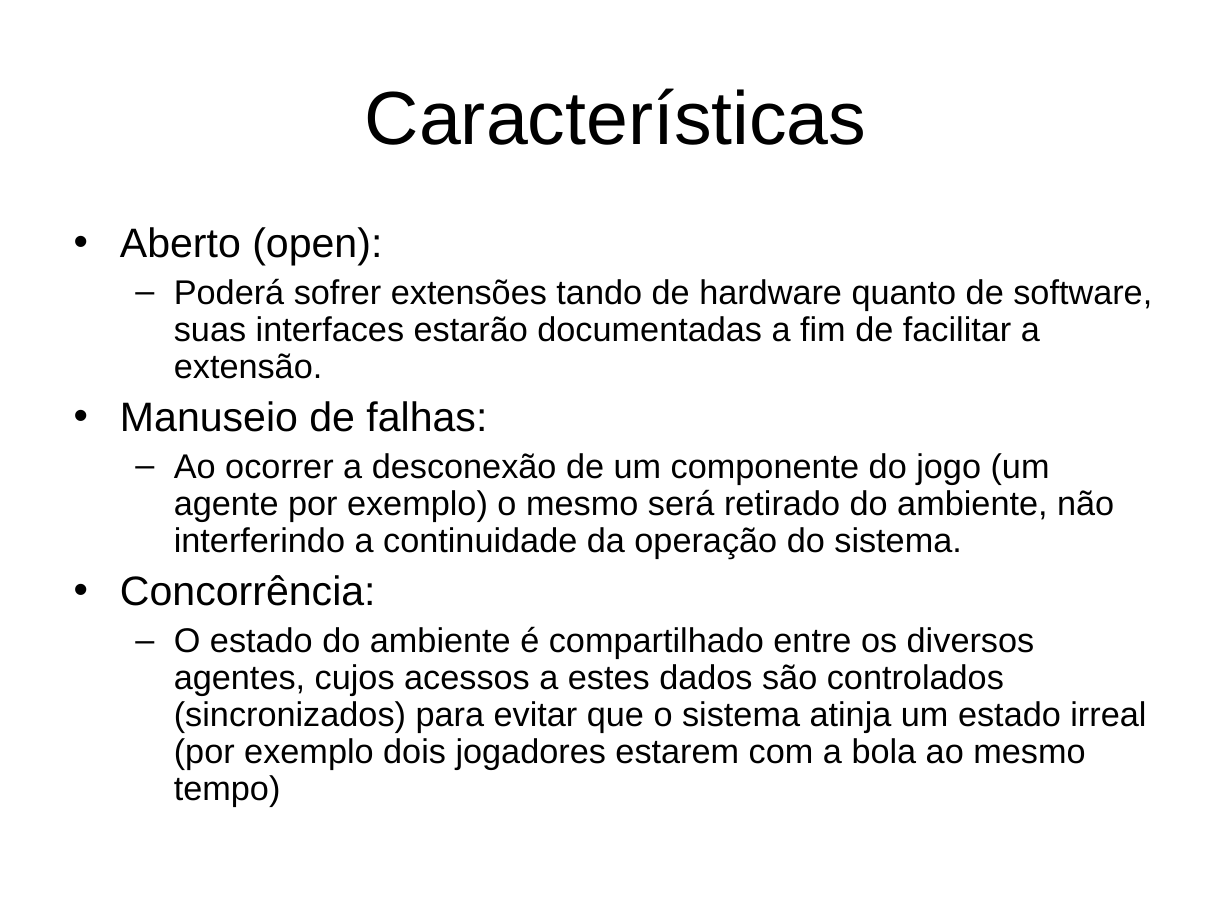
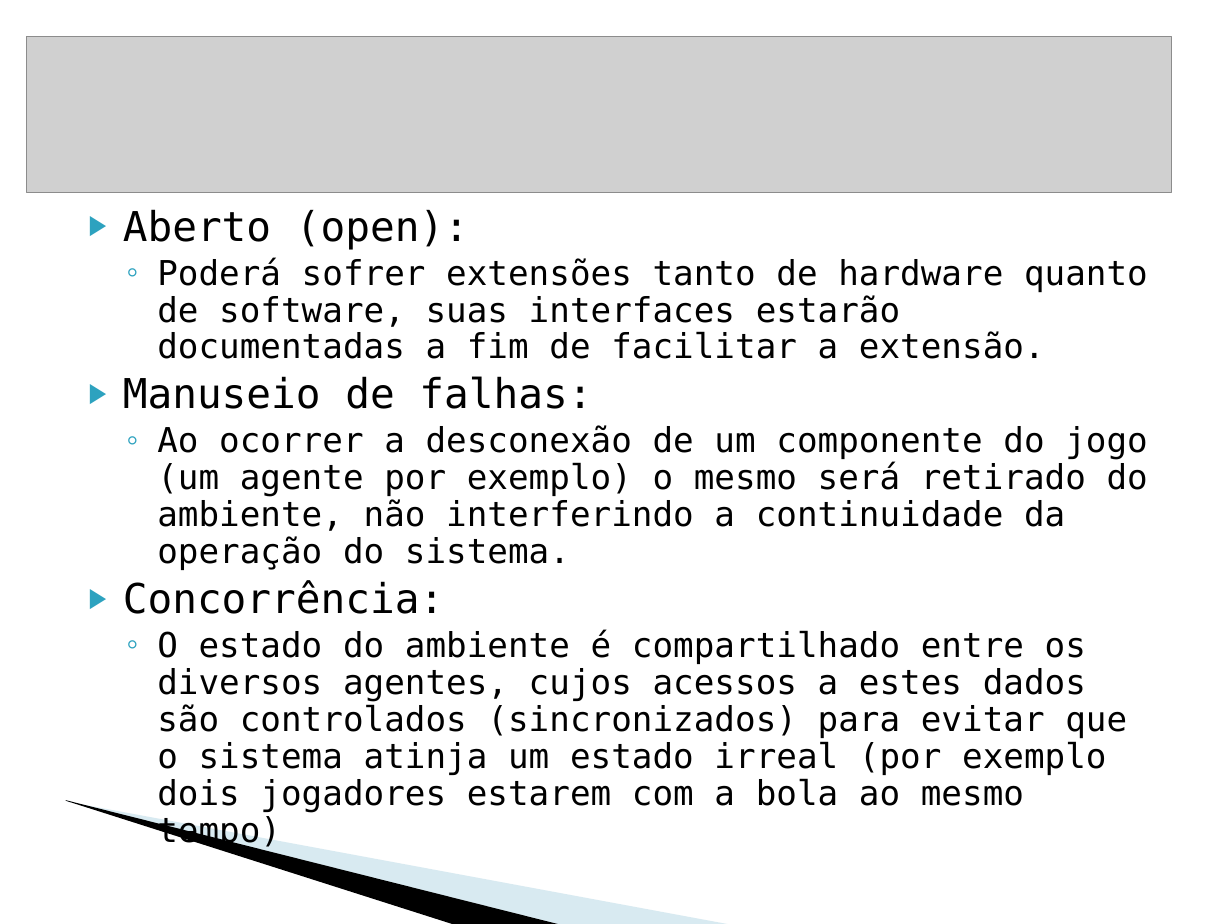
Before and after one commit to krishprince/rollerslam, a slide deck: slide 6 of docs/PresentationSD.ppt. Drawn at 1232x924 pixels with LibreOffice and Linux fonts; fonts in the diff are those of the drawing; grey boxes stand for pictures; background and template pictures are left out. Boxes give left, top, right and bottom in pixels: in the first picture for what was removed or moved away, otherwise in the second. Text is boxed around its words. In the diff, an @@ line names an element or a change of style, - is before the commit and + after.

```diff
--- a/docs/PresentationSD.ppt
+++ b/docs/PresentationSD.ppt
@@ picture added at <box>26,36,1170,192</box> @@
@@ title removed at <box>365,88,867,145</box> @@
-Características
@@ text "Aberto (open):": place and size @@
-text "Aberto (open):" at <box>120,227,1152,806</box>
+text "Aberto (open):" at <box>123,209,1148,812</box>
@@ text at <box>123,209,1148,812</box>: font Arial to DejaVu Sans Mono in "Aberto (open):", "Manuseio de falhas:", "Ao ocorrer a desconexão de um componente ...", "Concorrência:" and 1 more places; bullet • to ▶; less space between paragraphs; bullet colour #000000 to #2DA2BF; bullet – to ◦ @@
@@ text at <box>157,257,1148,359</box>: text changed; font Arial to DejaVu Sans Mono @@
-  – Poderá sofrer extensões tando de hardware quanto de software, suas interfaces estarão documentadas a fim de facilitar a extensão.
+  ◦ Poderá sofrer extensões tanto de hardware quanto de software, suas interfaces estarão documentadas a fim de facilitar a extensão.
@@ freeform shape added at <box>96,674,609,869</box>, fill #9FCBDC at 40% opacity @@
@@ freeform shape added at <box>0,780,505,893</box>, fill #000000 @@
```
Also in this commit, not shown: 10 other slides changed, 7 slides added, 2 slides removed.
